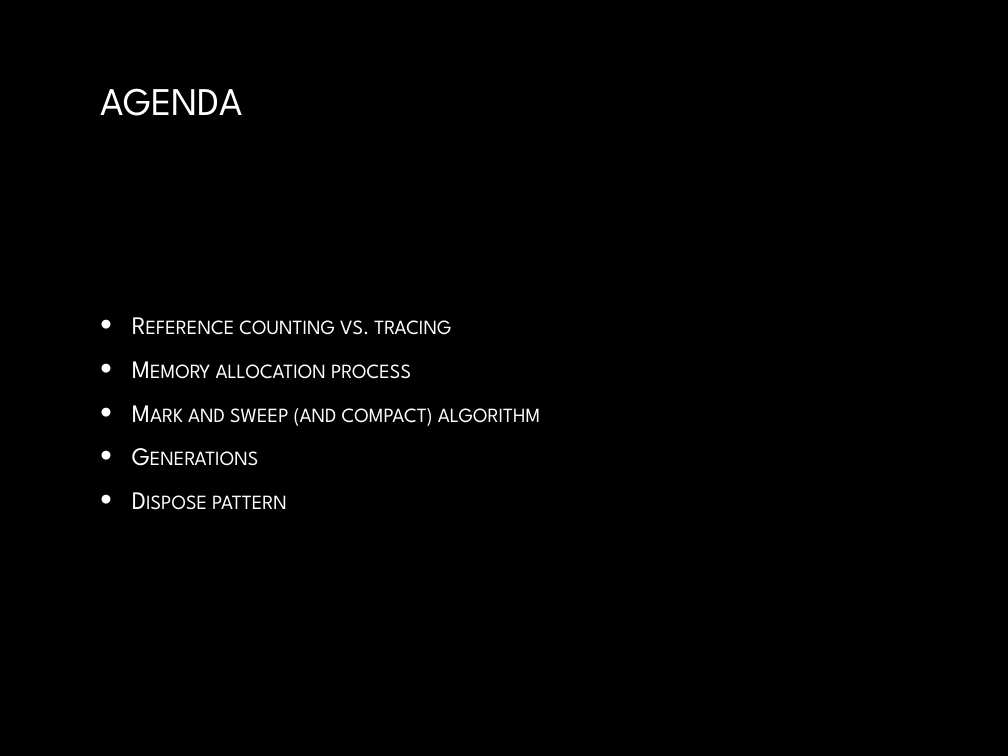
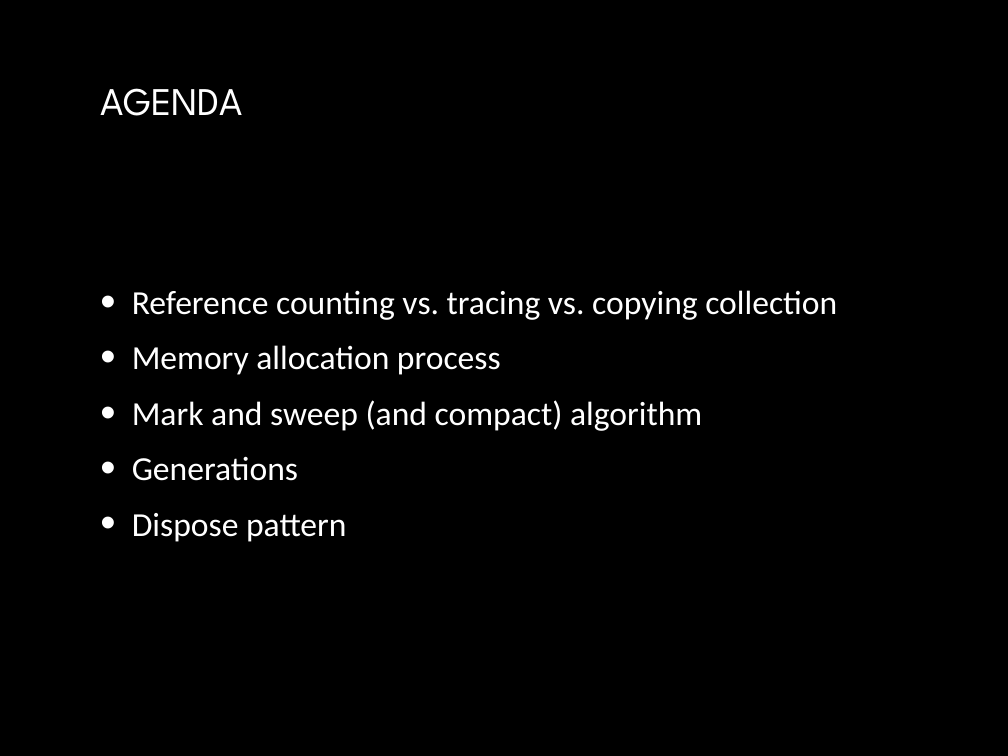
Before and after one commit to yuriyshapovalov/slides, a slide deck: slide 2 of ppt/Garbage collection in dotnet.pptx. Drawn at 1008x756 pixels with LibreOffice and Linux fonts; fonts in the diff are those of the drawing; background and template pictures are left out. Boxes give left, top, right and bottom in pixels: in the first picture for what was removed or moved away, otherwise in the second. Text is boxed around its words. In the diff, an @@ line names an element or a change of style, - is before the commit and + after.

Commit message:
updated garbage collection in .net slides

```diff
--- a/ppt/Garbage collection in dotnet.pptx
+++ b/ppt/Garbage collection in dotnet.pptx
@@ text at (x1=132, y1=290, x2=837, y2=320): text changed; size 18 to 24 pt; font League Spartan to Calibri @@
-• Reference counting vs. tracing
+• Reference counting vs. tracing vs. copying collection
@@ text at (x1=132, y1=345, x2=702, y2=542): size 18 to 24 pt, font League Spartan to Calibri, small capitals off in "Memory allocation process", "Mark and sweep (and compact) algorithm", "Generations", "Dispose pattern"; more space between paragraphs @@
```
Also in this commit, not shown: 1 other slide changed, 12 slides added.
